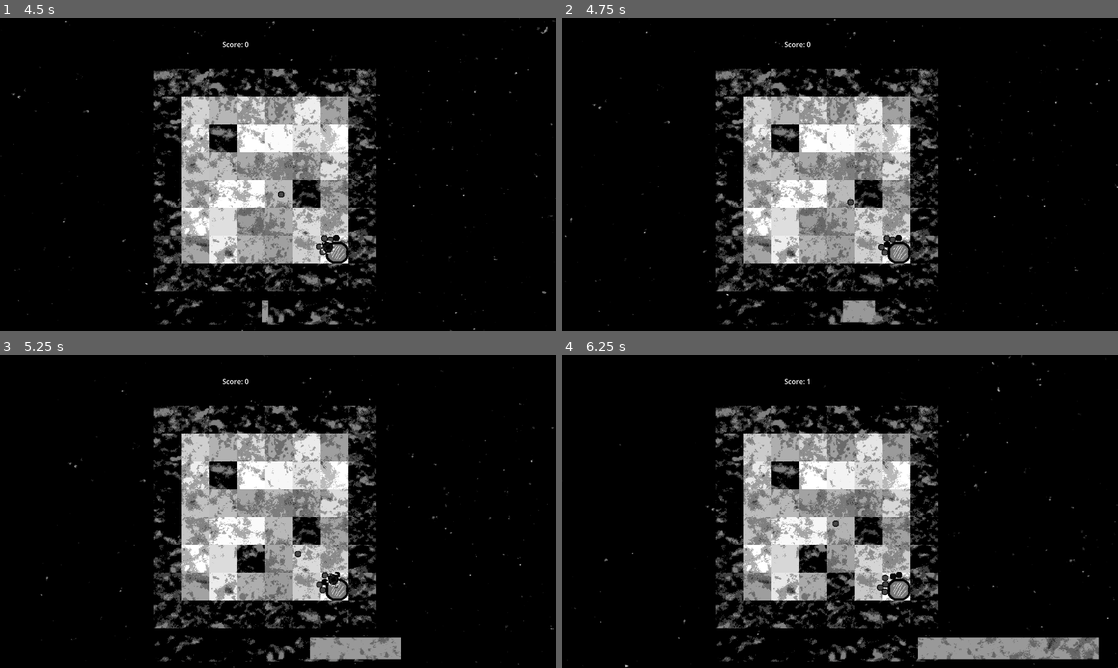
Above: before the commit, frames 1-4 (two rows, left to right).
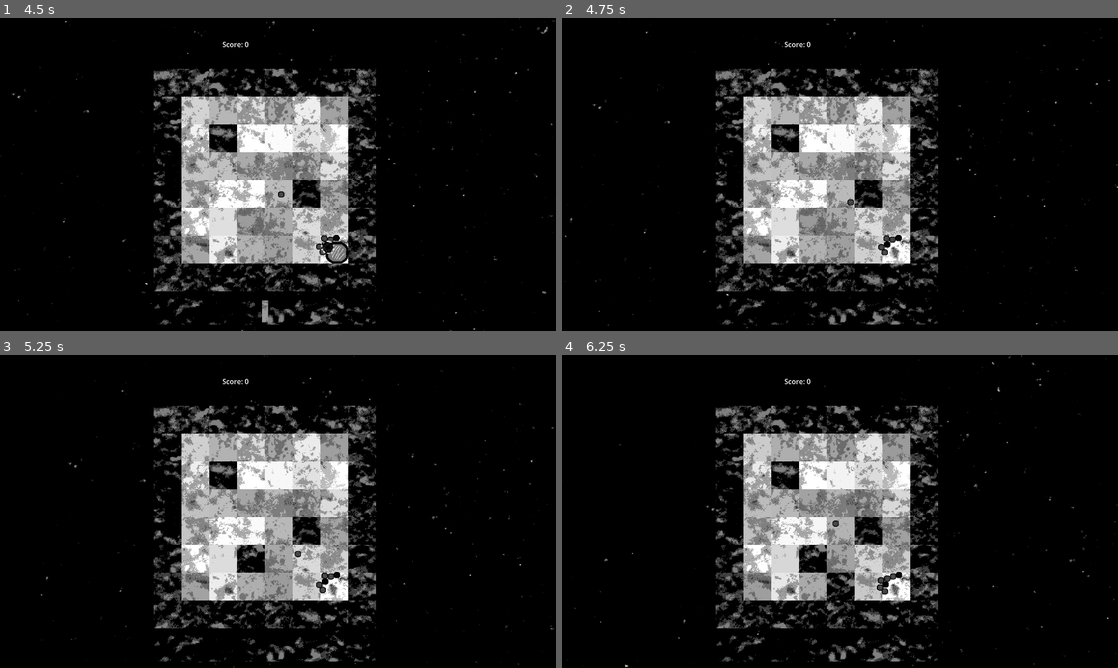
Above: after the commit, the same moments.

Repository: Indivicivet/ludumdare54
Game: Godot game, scene res://ludumdare54.tscn
Two runs of this game, one before a commit and one after it. Both use one fixed random seed, a clock stepped at 60 frames per second and the inputs below.
Inputs (mouse positions are in pixels of both pictures, inside the frame that each line leads up to):
- Up to frame 1 (4.5 s): move the mouse to (400, 158) at 0.52 s; press the mouse at (400, 158) at 0.53 s; hold Right (right) 0.53-1.28 s; move the mouse to (166, 190) at 1.27 s; release the mouse at (166, 190) at 1.28 s; hold Down (down) 1.28-2.03 s; click (166, 190) at 1.35 s; move the mouse to (333, 105) at 2.02 s; press the mouse at (333, 105) at 2.03 s; hold Right (right) 2.03-2.78 s; move the mouse to (250, 237) at 2.77 s; release the mouse at (250, 237) at 2.78 s; hold Up (up) 2.78-3.53 s; click (250, 237) at 2.85 s; move the mouse to (444, 221) at 3.52 s; press the mouse at (444, 221) at 3.53 s; hold Left (left) from 3.53 s (still down); move the mouse to (111, 127) at 4.27 s; release the mouse at (111, 127) at 4.28 s; click (111, 127) at 4.35 s
- Up to frame 2 (4.75 s): keep holding Left (left)
- Up to frame 3 (5.25 s): move the mouse to (305, 511) at 5.02 s; release Left (left) at 5.03 s; press the mouse at (305, 511) at 5.03 s; hold Down (down) from 5.03 s (still down)
- Up to frame 4 (6.25 s): move the mouse to (756, 433) at 5.77 s; release Down (down) at 5.78 s; release the mouse at (756, 433) at 5.78 s; hold Right (right) from 5.78 s (still down); click (756, 433) at 5.85 s

Frame 1 is identical in both runs. In frame 2, 0.7% of the frame differs, in the area x 50-63%, y 69-98%; in frame 3, 1.4%; in frame 4, 2.7%, in the area x 44-97%, y 7-98%.

Commit message:
remove yourself (mostly) when you die

Diff:
--- a/scripts/player.gd
+++ b/scripts/player.gd
@@ -25,3 +25,13 @@
 
 func touched_by_enemy(other, delta):
 	health -= delta * 0.06
+	if health < 0:
+		health = 0
+		die()
+
+
+func die():
+	set_process(false)
+	set_physics_process(false)
+	get_node("gun1").set_process(false)
+	hide()
